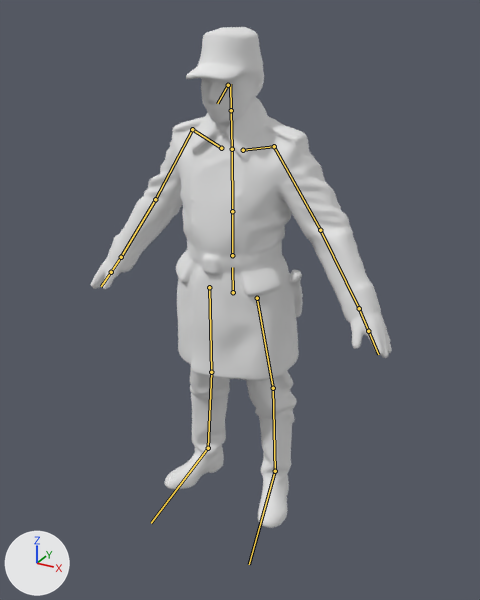
What one commit did to the glTF model godot/modelos/animados/sargento.glb.
Rendered twice from a 50 mm camera at (1.091, -1.954, 1.834) aimed at (0.091, -0.136, 0.925). The axes (+X, +Y, +Z) are drawn at lower left. The lights are the same throughout. The first picture is the older version. The bones that bend it are drawn over the model as lines.

In view in the first picture: 'Cuerpo'.
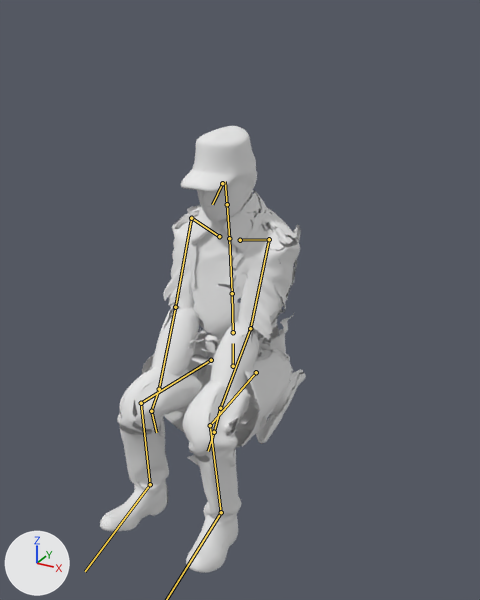
The newer file adds an action. The first version stands in its rest pose; the second is drawn at frame 185 of the action 'sentado'.

Changed parts and their boxes (x1, y1, x2, y2) in the pictures (480 x 600 px):
'Cuerpo', posed (32% narrower, 11% shorter)
    before: (90, 27, 392, 528)
    after: (100, 126, 306, 573)
bone 'cadera', root to tip
    before: (233, 292) to (232, 267)
    after: (233, 366) to (233, 343)
bone 'columna', root to tip
    before: (232, 255) to (232, 211)
    after: (233, 332) to (232, 293)
bone 'pecho', root to tip
    before: (232, 211) to (232, 149)
    after: (232, 293) to (229, 238)
bone 'cabeza', root to tip
    before: (231, 110) to (230, 84)
    after: (227, 204) to (225, 181)
bone 'brazo.L', root to tip
    before: (274, 146) to (320, 230)
    after: (269, 239) to (250, 328)
bone 'antebrazo.L', root to tip
    before: (320, 230) to (359, 308)
    after: (250, 328) to (220, 408)
bone 'mano.L', root to tip
    before: (359, 308) to (368, 331)
    after: (220, 408) to (214, 432)
bone 'dedos.L', root to tip
    before: (368, 331) to (378, 354)
    after: (214, 432) to (208, 451)
bone 'brazo.R', root to tip
    before: (192, 129) to (155, 199)
    after: (191, 218) to (175, 307)
bone 'antebrazo.R', root to tip
    before: (155, 199) to (121, 257)
    after: (175, 307) to (159, 389)
bone 'mano.R', root to tip
    before: (121, 257) to (111, 272)
    after: (159, 389) to (151, 411)
bone 'dedos.R', root to tip
    before: (111, 272) to (101, 286)
    after: (151, 411) to (156, 432)
bone 'muslo.L', root to tip
    before: (257, 298) to (273, 388)
    after: (256, 372) to (210, 425)
bone 'pierna.L', root to tip
    before: (273, 388) to (275, 471)
    after: (210, 425) to (221, 512)
bone 'muslo.R', root to tip
    before: (209, 287) to (211, 372)
    after: (211, 360) to (141, 403)
bone 'pierna.R', root to tip
    before: (211, 372) to (208, 448)
    after: (141, 403) to (150, 484)
bone 'pie.R', root to tip
    before: (208, 448) to (151, 523)
    after: (150, 484) to (85, 571)

The edits, one by one:
Bone 'cadera' (bone_cadera) moves from (0.0, 0.0, 0.0) to (0.0, -0.303, 0.0).
Bone 'columna' (bone_columna) turns from (0, 0, 0) to (2, 0, 0) degrees about its own x, y and z.
Bone 'pecho' (bone_pecho) turns from (0, 0, 0) to (2, 0, 0) degrees about its own x, y and z.
Bone 'cabeza' (bone_cabeza) turns from (0, 0, 0) to (3, -3, 0) degrees about its own x, y and z.
Bone 'brazo.L' (bone_brazo_l) turns from (0, 0, 0) to (-43, 3, 8) degrees about its own x, y and z.
Bone 'antebrazo.L' (bone_antebrazo_l) turns from (0, 0, 0) to (-7, -75, 1) degrees about its own x, y and z.
Bone 'mano.L' (bone_mano_l) turns from (0, 0, 0) to (0, -69, 0) degrees about its own x, y and z.
Bone 'dedos.L' (bone_dedos_l) turns from (0, 0, 0) to (35, 0, 0) degrees about its own x, y and z.
Bone 'brazo.R' (bone_brazo_r) turns from (0, 0, 0) to (-42, -3, -9) degrees about its own x, y and z.
Bone 'antebrazo.R' (bone_antebrazo_r) turns from (0, 0, 0) to (-8, 75, -2) degrees about its own x, y and z.
Bone 'mano.R' (bone_mano_r) turns from (0, 0, 0) to (0, 68, 0) degrees about its own x, y and z.
Bone 'dedos.R' (bone_dedos_r) turns from (0, 0, 0) to (35, 0, 0) degrees about its own x, y and z.
Bone 'muslo.L' (bone_muslo_l) turns from (0, 0, 0) to (-98, -14, -12) degrees about its own x, y and z.
Bone 'pierna.L' (bone_pierna_l) turns from (0, 0, 0) to (104, -18, 14) degrees about its own x, y and z.
Bone 'pie.L' (bone_pie_l) turns from (0, 0, 0) to (-16, -2, -13) degrees about its own x, y and z.
Bone 'muslo.R' (bone_muslo_r) turns from (0, 0, 0) to (-98, 13, 11) degrees about its own x, y and z.
Bone 'pierna.R' (bone_pierna_r) turns from (0, 0, 0) to (102, 17, -14) degrees about its own x, y and z.
Bone 'pie.R' (bone_pie_r) turns from (0, 0, 0) to (-18, 1, 9) degrees about its own x, y and z.
